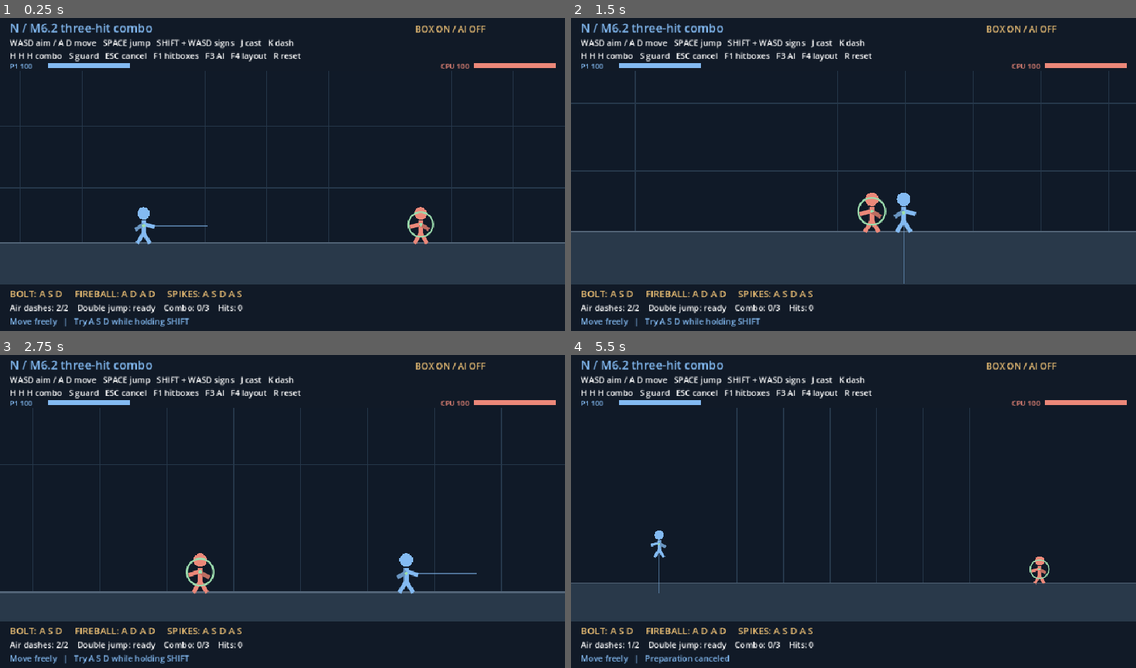
Above: before the commit, frames 1-4 (two rows, left to right).
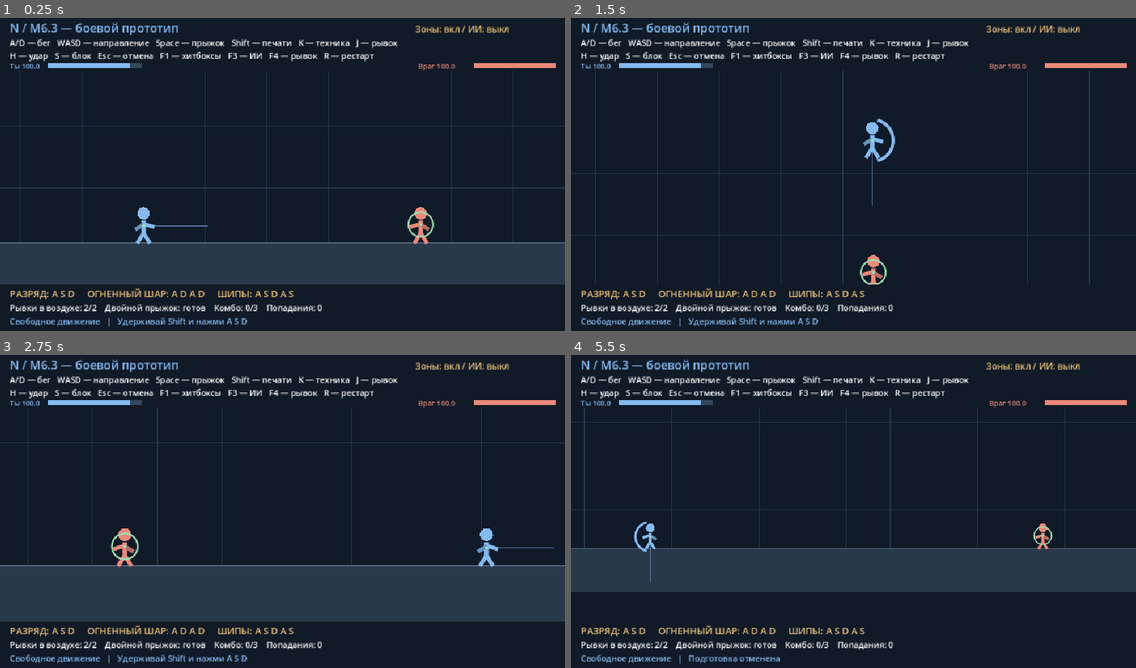
Above: after the commit, the same moments.

Repository: Mefits/Project-N
Game: Godot game, scene res://lab/mobility_signs/mobility_signs.tscn
Two runs of this game, one before a commit and one after it. Both use one fixed random seed, a clock stepped at 60 frames per second and the inputs below.
Inputs:
- Up to frame 1 (0.25 s): no input
- Up to frame 2 (1.5 s): tap Enter at 0.5 s; hold D 0.53-1.28 s; tap J at 0.6 s; tap Space at 0.77 s; tap K at 0.8, 1.35 s; hold S from 1.28 s (still down)
- Up to frame 3 (2.75 s): tap Space at 1.52 s; tap F at 1.55, 2.1 s; release S at 2.03 s; hold D from 2.03 s (still down); tap J at 2.3 s
- Up to frame 4 (5.5 s): release D at 2.78 s; hold W 2.78-3.53 s; tap J at 2.85, 4.55 s; tap Space at 3.02, 3.77, 4.52 s; tap K at 3.05, 3.6, 5.3 s; hold A 3.53-5.03 s; tap F at 3.8 s; tap R at 4.35 s; hold S from 5.03 s (still down); tap T at 5.1 s

The runs differ from the first frame. In frame 1, 4.6% of the frame differs, in the area x 1-91%, y 1-99%; in frame 2, 24%; in frame 3, 16%; in frame 4, 27%, in the area x 0-100%, y 1-99%.

Commit message:
N M6.3: Russian tester HUD, J dash, one-third damage and Windows export

Diff:
--- a/lab/mobility_signs/mobility_signs.gd
+++ b/lab/mobility_signs/mobility_signs.gd
@@ -23,7 +23,8 @@
 const FINISH_SPEED := 680.0
 const SPIKE_HEIGHT := 108.0
 const SPIKE_WIDTH := 190.0
-const MAX_HP := 100
+const MAX_HP := 100.0
+const DAMAGE_SCALE := 1.0 / 3.0
 const BLUE := Color("#83baf2")
 const GOLD := Color("#efc276")
 const RED := Color("#ec8879")
@@ -73,7 +74,7 @@
 var shots: Array[Dictionary] = []
 var hits := 0
 var casts := 0
-var message := "Try A S D while holding SHIFT"
+var message := "Удерживай Shift и нажми A S D"
 var message_left := 4.0
 var camera := Vector2(1030, 590)
 var zoom := 0.8
@@ -82,7 +83,7 @@
 var cast_requested := false
 var dash_direction := Vector2.RIGHT
 # Keyboard-only experiment: F4 toggles optional double-space dash.
-const LAYOUTS := ["K dash", "K / double SPACE dash"]
+const LAYOUTS := ["J — рывок", "J / 2×Space — рывок"]
 const DOUBLE_TAP := 0.26
 var layout := 0
 var last_space := -10.0
@@ -104,11 +105,14 @@
 		signing = false
 		sequence = ""
 
+func _spell_name(spell: String) -> String:
+	return String({"Bolt":"Разряд", "Orb":"Огненный шар", "Spikes":"Шипы"}.get(spell, spell))
+
 func _prepare(spell: String) -> void:
 	prepared_spell = spell
 	ready_left = READY_TIME
 	sign_done = true
-	_notice(spell + " ready - J to release")
+	_notice(_spell_name(spell) + " готово — K для выпуска")
 
 func _seal_key() -> int:
 	return KEY_SHIFT
@@ -182,15 +186,15 @@
 					if not longer:
 						_prepare(String(RECIPES[sequence]))
 					else:
-						_notice("Release SHIFT for Bolt, or continue A S")
+						_notice("Отпусти Shift для разряда или продолжи A S")
 				elif not longer:
-					_notice("Wrong seal - try again")
+					_notice("Ошибка печати — попробуй снова")
 					sequence = ""
 			return
 		match k:
 			KEY_SPACE: _space_press()
-			KEY_K: dash_requested = true
-			KEY_J:
+			KEY_J: dash_requested = true
+			KEY_K:
 				if signing and not sign_done and RECIPES.has(sequence):
 					_prepare(String(RECIPES[sequence]))
 				cast_requested = true
@@ -206,7 +210,7 @@
 				layout = (layout + 1) % LAYOUTS.size()
 				_seal_modifier(false)
 				last_space = -10.0
-				_notice("Controls: " + LAYOUTS[layout])
+				_notice("Управление: " + LAYOUTS[layout])
 			KEY_R:
 				_reset()
 			KEY_ESCAPE:
@@ -222,7 +226,7 @@
 	sequence = ""
 	prepared_spell = ""
 	ready_left = 0.0
-	_notice("Preparation canceled")
+	_notice("Подготовка отменена")
 
 func _reset() -> void:
 	pos = Vector2(800, FLOOR)
@@ -365,7 +369,7 @@
 		ready_left = maxf(0.0, ready_left - dt)
 		if ready_left <= 0.0:
 			prepared_spell = ""
-			_notice("Technique expired")
+			_notice("Время техники истекло")
 	var s_down := Input.is_physical_key_pressed(KEY_S)
 	# Holding S alone cannot redirect aim down; S+J/K can.
 	_update_aim(not s_down or (not signing and (dash_requested or cast_requested or attack_requested)))
@@ -450,12 +454,12 @@
 	if not _melee_contains(_center(), melee_facing, MELEE_RANGE, target):
 		melee_left = FINISH_RECOVERY
 		_clear_combo()
-		_notice("Melee miss - chain ended")
+		_notice("Промах — серия прервана")
 		return
 	if _enemy_blocks(_center()):
 		melee_left = FINISH_RECOVERY
 		_clear_combo()
-		_notice("CPU blocked - chain ended")
+		_notice("Противник блокировал — серия прервана")
 		return
 	if next_hit < 3:
 		var was_grounded := enemy_grounded
@@ -464,18 +468,18 @@
 		combo_stage = next_hit
 		combo_window = LINK_WINDOW
 		melee_left = LIGHT_GAP
-		_notice("Combo %d/3" % next_hit)
+		_notice("Комбо %d/3" % next_hit)
 	else:
 		var launch := direction.normalized() if direction.length_squared() > 0.0 else Vector2(melee_facing, 0)
 		_hit_enemy(18, launch * FINISH_SPEED, FINISH_STUN)
 		melee_left = FINISH_RECOVERY
 		_clear_combo()
-		_notice("Combo 3/3 - finisher")
+		_notice("Комбо 3/3 — финишер")
 
 func _hit_enemy(damage: int, impulse: Vector2, stun: float = 0.24) -> void:
 	if enemy_hp <= 0:
 		return
-	enemy_hp = maxi(0, enemy_hp - damage)
+	enemy_hp = maxf(0.0, enemy_hp - float(damage) * DAMAGE_SCALE)
 	enemy_hurt = stun
 	enemy_guarding = false
 	enemy_vel = impulse
@@ -483,7 +487,7 @@
 	enemy_attack_left = 0.0
 	enemy_cooldown = 0.4
 	hits += 1
-	_notice("Hit!  " + str(hits))
+	_notice("Попадание!  " + str(hits))
 
 func _hit_player(damage: int, impulse: Vector2, source: Vector2) -> void:
 	if hp <= 0 or hurt > 0.0:
@@ -492,9 +496,9 @@
 	if guarding and (source.x - pos.x) * facing >= -3.0:
 		blocks += 1
 		vel.x = impulse.x * 0.22
-		_notice("Blocked")
-		return
-	hp = maxi(0, hp - damage)
+		_notice("Блок")
+		return
+	hp = maxf(0.0, hp - float(damage) * DAMAGE_SCALE)
 	hurt = 0.23
 	dash_left = 0.0
 	melee_left = 0.0
@@ -502,7 +506,7 @@
 	vel = impulse
 	grounded = false
 	# Do not modify signing, sequence, prepared_spell or ready_left.
-	_notice("Hit received")
+	_notice("Получен удар")
 
 func _update_enemy(dt: float) -> void:
 	enemy_cooldown = maxf(0.0, enemy_cooldown - dt)
@@ -588,7 +592,7 @@
 	else:
 		var orb := spell == "Orb"
 		shots.append({"p":_center() + aim * (40.0 if orb else 28.0), "v":aim * (488.0 if orb else 1250.0), "r":36.0 if orb else 9.0, "life":2.8 if orb else 1.8, "c":GOLD if orb else BLUE, "damage":16 if orb else 8})
-	_notice(spell + " released")
+	_notice(_spell_name(spell) + " — применено")
 
 func _label(at: Vector2, value: String, size: int = 14, color: Color = Color.WHITE) -> void:
 	draw_string(ThemeDB.fallback_font, at, value, HORIZONTAL_ALIGNMENT_LEFT, -1, size, color)
@@ -676,31 +680,31 @@
 			_label(q + Vector2(-6, -2), sequence[i], 18, GOLD)
 	if not prepared_spell.is_empty():
 		var bar := above + Vector2(-42, -35 if signing else 0)
-		_label(bar + Vector2(0, -5), prepared_spell, 18, GOLD)
+		_label(bar + Vector2(0, -5), _spell_name(prepared_spell), 18, GOLD)
 		draw_rect(Rect2(bar, Vector2(84, 5)), Color("#3e4f60"))
 		draw_rect(Rect2(bar, Vector2(84.0 * ready_left / READY_TIME, 5)), GOLD)
 	draw_set_transform(Vector2.ZERO)
 	draw_rect(Rect2(0, 0, dims.x, 90), Color("#111a27"))
-	_label(Vector2(16, 24), "N / M6.2 three-hit combo", 20, BLUE)
-	_label(Vector2(16, 47), "WASD aim / A D move   SPACE jump   SHIFT + WASD signs   J cast   " + LAYOUTS[layout], 14)
-	_label(Vector2(16, 69), "H H H combo   S guard   ESC cancel   F1 hitboxes   F3 AI   F4 layout   R reset", 14)
-	_label(Vector2(dims.x - 255, 24), ("BOX ON" if show_hitboxes else "BOX OFF") + " / " + ("AI ON" if moving_target else "AI OFF"), 15, GOLD)
+	_label(Vector2(16, 24), "N / M6.3 — боевой прототип", 20, BLUE)
+	_label(Vector2(16, 47),  "A/D — бег   WASD — направление   Space — прыжок   Shift — печати   K — техника   " + LAYOUTS[layout], 14)
+	_label(Vector2(16, 69), "H — удар   S — блок   Esc — отмена   F1 — хитбоксы   F3 — ИИ   F4 — рывок   R — рестарт", 14)
+	_label(Vector2(dims.x - 255, 24), ("Зоны: вкл" if show_hitboxes else "Зоны: выкл") + " / " + ("ИИ: вкл" if moving_target else "ИИ: выкл"), 15, GOLD)
 	var hp_width := 140.0
-	_label(Vector2(16, 86), "P1 %d" % hp, 12, BLUE)
-	draw_rect(Rect2(80, 76, hp_width, 9), Color("#34485c"))
+	_label(Vector2(16, 86), "Ты %.1f" % hp, 12, BLUE)
+	draw_rect(Rect2(100, 76, hp_width, 9), Color("#34485c"))
 	draw_rect(Rect2(80, 76, hp_width * hp / MAX_HP, 9), BLUE)
-	_label(Vector2(dims.x - 212, 86), "CPU %d" % enemy_hp, 12, RED)
+	_label(Vector2(dims.x - 250, 86), "Враг %.1f" % enemy_hp, 12, RED)
 	draw_rect(Rect2(dims.x - 156, 76, hp_width, 9), Color("#34485c"))
 	draw_rect(Rect2(dims.x - 156, 76, hp_width * enemy_hp / MAX_HP, 9), RED)
 	if hp <= 0 or enemy_hp <= 0:
-		_label(dims * 0.5 - Vector2(90, 0), ("WIN" if enemy_hp <= 0 else "DEFEAT") + " / R reset", 24, GOLD)
+		_label(dims * 0.5 - Vector2(90, 0), ("ПОБЕДА" if enemy_hp <= 0 else "ПОРАЖЕНИЕ") + " / R — рестарт", 24, GOLD)
 	var bottom := dims.y - 86.0
 	draw_rect(Rect2(0, bottom, dims.x, 86), Color("#111a27"))
-	_label(Vector2(16, bottom + 21), "BOLT: A S D     FIREBALL: A D A D     SPIKES: A S D A S", 16, GOLD)
-	_label(Vector2(16, bottom + 44), "Air dashes: %d/2    Double jump: %s    Combo: %d/3    Hits: %d" % [air_dashes, "ready" if air_jump else "used", combo_stage, hits], 14)
-	var status := ("Signs: " + sequence) if signing else "Move freely"
+	_label(Vector2(16, bottom + 21), "РАЗРЯД: A S D     ОГНЕННЫЙ ШАР: A D A D     ШИПЫ: A S D A S", 16, GOLD)
+	_label(Vector2(16, bottom + 44), "Рывки в воздухе: %d/2    Двойной прыжок: %s    Комбо: %d/3    Попадания: %d" % [air_dashes, "готов" if air_jump else "потрачен", combo_stage, hits], 14)
+	var status := ("Печати: " + sequence) if signing else "Свободное движение"
 	if layout == 1 and not signing and prepared_spell.is_empty():
-		status = "Quick double SPACE: dash / later SPACE: double jump"
+		status = "Быстро 2×Space — рывок / позже Space — двойной прыжок"
 	if not prepared_spell.is_empty():
-		status += "   |   " + prepared_spell + " %.1fs" % ready_left
+		status += "   |   " + _spell_name(prepared_spell) + " %.1f с" % ready_left
 	_label(Vector2(16, bottom + 67), status + ("   |   " + message if message_left > 0 else ""), 14, BLUE)
--- a/tests/mobility_signs.gd
+++ b/tests/mobility_signs.gd
@@ -39,12 +39,12 @@
 	check(lab.sequence == "ASD" and lab.prepared_spell.is_empty(), "ASD is pending longer prefix")
 	key(lab, KEY_SHIFT, false)
 	check(lab.prepared_spell == "Bolt" and not lab.dash_requested, "release confirms Bolt")
+	key(lab, KEY_K)
+	check(lab.cast_requested, "K casts")
+	lab._step(1.0 / 60.0)
+	check(lab.casts == 1 and lab.prepared_spell.is_empty(), "keyboard cast consumed")
 	key(lab, KEY_J)
-	check(lab.cast_requested, "J casts")
-	lab._step(1.0 / 60.0)
-	check(lab.casts == 1 and lab.prepared_spell.is_empty(), "keyboard cast consumed")
-	key(lab, KEY_K)
-	check(lab.dash_requested, "K dash")
+	check(lab.dash_requested, "J dash")
 	lab._reset()
 	key(lab, KEY_F4)
 	check(lab.layout == 1, "double tap layout")
@@ -142,9 +142,9 @@
 	lab._cast()
 	check(lab.shots.is_empty() and lab.spikes.size() == 1, "spikes are ground hazard")
 	lab._update_spikes(0.23)
-	check(lab.enemy_hp == 80 and lab.enemy_vel.y < 0.0, "spike damage and launch")
+	check(is_equal_approx(lab.enemy_hp, 100.0 - 20.0 / 3.0) and lab.enemy_vel.y < 0.0, "spike damage and launch")
 	lab._update_spikes(0.10)
-	check(lab.enemy_hp == 80, "spikes single hit")
+	check(is_equal_approx(lab.enemy_hp, 100.0 - 20.0 / 3.0), "spikes single hit")
 	lab._reset()
 	lab.prepared_spell = "Orb"
 	lab._cast()
@@ -154,7 +154,7 @@
 	key(lab, KEY_A)
 	key(lab, KEY_S)
 	lab._hit_player(8, Vector2(-330,-120), lab.pos + Vector2(40,0))
-	check(lab.hp == 92 and lab.signing and lab.sequence == "AS" and lab.hurt > 0.0, "damage preserves signs")
+	check(is_equal_approx(lab.hp, 100.0 - 8.0 / 3.0) and lab.signing and lab.sequence == "AS" and lab.hurt > 0.0, "damage preserves signs")
 	key(lab, KEY_D)
 	key(lab, KEY_SHIFT, false)
 	check(lab.prepared_spell == "Bolt", "finish signs during hurt")
@@ -163,18 +163,18 @@
 	lab._hit_player(8, Vector2(-330,-120), lab.pos + Vector2(40,0))
 	check(lab.hp == 100 and lab.blocks == 1, "frontal guard")
 	lab._hit_player(8, Vector2(330,-120), lab.pos - Vector2(40,0))
-	check(lab.hp == 92, "rear hit")
+	check(is_equal_approx(lab.hp, 100.0 - 8.0 / 3.0), "rear hit")
 	lab._reset()
 	lab.target = lab._center() + Vector2(50,0)
 	key(lab, KEY_H)
 	lab._step(1.0 / 60.0)
-	check(lab.enemy_hp == 91 and lab.melee_left > 0.0, "melee contact")
+	check(lab.enemy_hp == 97 and lab.melee_left > 0.0, "melee contact")
 	lab._reset()
 	lab.moving_target = true
 	lab.target = lab._center() + Vector2(50,0)
 	for i in range(25):
 		lab._step(1.0 / 60.0)
-	check(lab.hp == 92, "AI telegraphed melee hits")
+	check(is_equal_approx(lab.hp, 100.0 - 8.0 / 3.0), "AI telegraphed melee hits")
 	lab._reset()
 	lab.moving_target = false
 	check(lab._guard_intent(true) and not lab._guard_intent(false), "S alone guards")
@@ -182,11 +182,11 @@
 	key(lab, KEY_S)
 	check(lab.sequence == "" and not lab._guard_intent(true), "Shift+S is seal input not guard")
 	key(lab, KEY_SHIFT, false)
+	key(lab, KEY_J)
+	check(not lab._guard_intent(true), "S+J prioritizes dash")
+	lab.dash_requested = false
 	key(lab, KEY_K)
-	check(not lab._guard_intent(true), "S+K prioritizes dash")
-	lab.dash_requested = false
-	key(lab, KEY_J)
-	check(not lab._guard_intent(true), "S+J prioritizes cast")
+	check(not lab._guard_intent(true), "S+K prioritizes cast")
 	lab.cast_requested = false
 	check(lab._guard_intent(true), "guard resumes after action")
 	lab.dash_left = 0.1
@@ -216,16 +216,16 @@
 	lab.enemy_attack_left = 0.0
 	key(lab, KEY_H)
 	lab._step(1.0 / 60.0)
-	check(lab.combo_stage == 1 and lab.enemy_hp == 91 and lab.enemy_hurt > 0.28, "first light hit confirms")
+	check(lab.combo_stage == 1 and lab.enemy_hp == 97 and lab.enemy_hurt > 0.28, "first light hit confirms")
 	lab._queue_melee(Vector2.RIGHT)
 	lab._queue_melee(Vector2.UP)
 	for i in range(8):
 		lab._step(1.0 / 60.0)
-	check(lab.combo_stage == 2 and lab.enemy_hp == 82 and lab.enemy_hurt > 0.27, "second light inside first stun")
+	check(lab.combo_stage == 2 and lab.enemy_hp == 94 and lab.enemy_hurt > 0.27, "second light inside first stun")
 	check(not lab.enemy_guarding, "CPU cannot guard between light hits")
 	for i in range(8):
 		lab._step(1.0 / 60.0)
-	check(lab.combo_stage == 0 and lab.enemy_hp == 64 and lab.enemy_vel.y < -600.0, "buffered upward finisher launches")
+	check(lab.combo_stage == 0 and lab.enemy_hp == 88 and lab.enemy_vel.y < -600.0, "buffered upward finisher launches")
 	check(lab.melee_left > 0.30 and lab.melee_queue.is_empty(), "finisher ends chain and recovers")
 	lab._queue_melee(Vector2.RIGHT)
 	check(lab.melee_queue.is_empty(), "no fourth hit during recovery")
@@ -236,7 +236,7 @@
 		lab._melee()
 		lab._melee()
 		lab._melee(direction)
-		check(lab.enemy_hp == 64 and lab.enemy_vel.is_equal_approx(direction * 680.0), "finisher independent launch vector " + str(direction))
+		check(lab.enemy_hp == 88 and lab.enemy_vel.is_equal_approx(direction * 680.0), "finisher independent launch vector " + str(direction))
 	lab._reset()
 	lab.moving_target = false
 	lab.target = lab._center() + Vector2(110,0)
@@ -324,5 +324,10 @@
 	for i in range(12):
 		lab._advance_player_motion(0.0, 1.0 / 60.0)
 	check(is_equal_approx(lab.vel.x, 396.0), "accepted M4 air glide over twelve ticks")
+	lab._reset()
+	lab._hit_enemy(16, Vector2.ZERO)
+	check(is_equal_approx(lab.enemy_hp, 100.0 - 16.0 / 3.0), "fireball damage exactly one third")
+	lab._hit_enemy(8, Vector2.ZERO)
+	check(is_equal_approx(lab.enemy_hp, 92.0), "bolt and fireball exactly one third")
 	print("Mobility signs smoke: ", failures, " failures")
 	quit(0 if failures == 0 else 1)
Not shown, added: export_presets.cfg
Not shown, changed: docs/MOBILITY_SIGNS_EXPERIMENT.md
